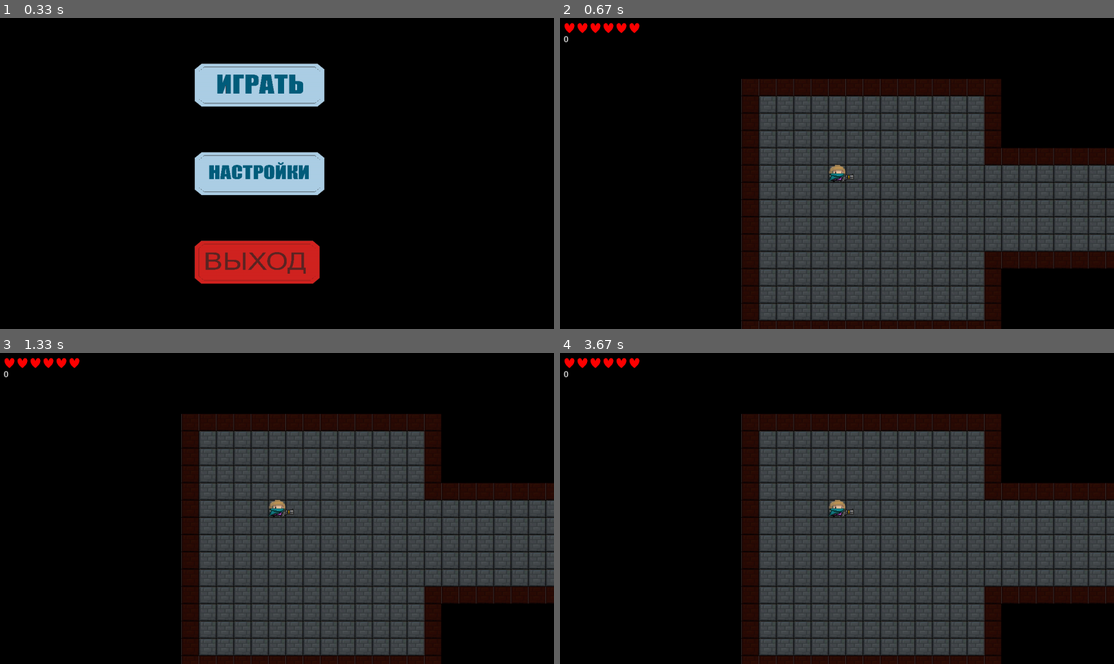
Above: before the commit, frames 1-4 (two rows, left to right).
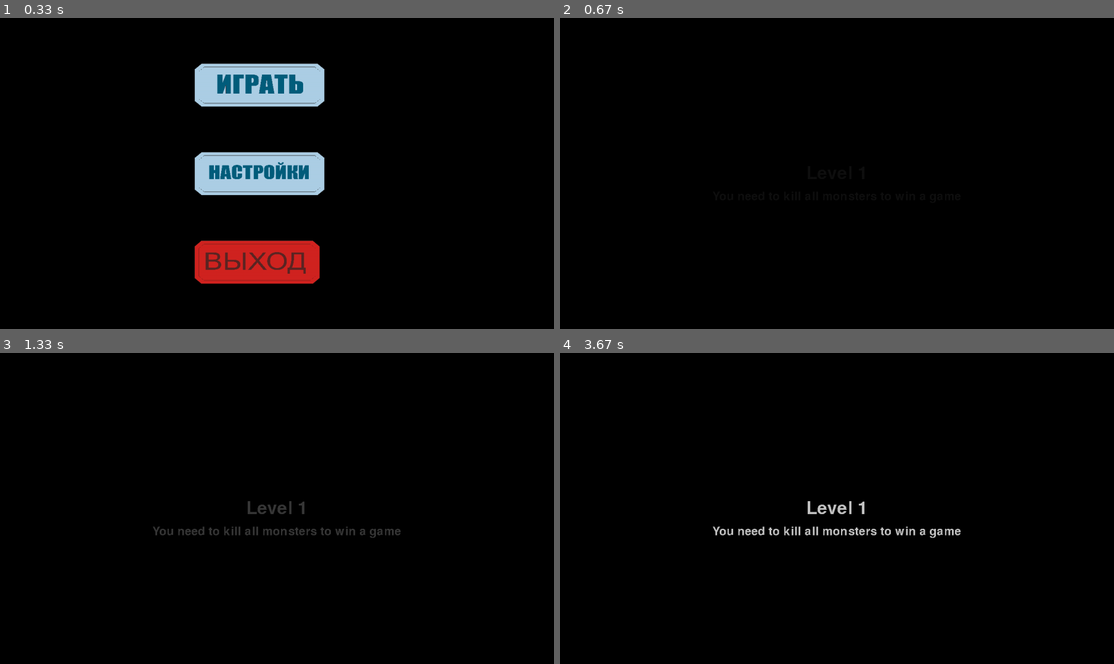
Above: after the commit, the same moments.

Repository: AmirHai/PyGameProject
Game: pygame game, started from classes/main.py
Two runs of this game, one before a commit and one after it. Both use one fixed random seed, a clock stepped at 60 frames per second and the inputs below.
Inputs (mouse positions are in pixels of both pictures, inside the frame that each line leads up to):
- Up to frame 1 (0.33 s): no input
- Up to frame 2 (0.67 s): click (820, 83) at 0.38 s
- Up to frame 3 (1.33 s): no input
- Up to frame 4 (3.67 s): no input

Frame 1 is identical in both runs. In frame 2, 44% of the frame differs, in the area x 0-100%, y 1-100%; in frame 3, 44%; in frame 4, 44%.

Commit message:
добавил картинку на количество монет а также создал стартовое окно, которое появляется при заходе в саму игру

Diff:
--- a/classes/GameProcess.py
+++ b/classes/GameProcess.py
@@ -21,6 +21,7 @@
 
 
 def gameInit(level):
+    startGameEvent(level)
     gmap = GameMap(level)
     allkeys = [False] * 4
     buttons = [pygame.K_w, pygame.K_s, pygame.K_a, pygame.K_d]
@@ -210,11 +211,13 @@
             SCREEN.blit(heart, [10 + i * 30, 10])
 
         # отрисовка количества монет
-        font = pygame.font.Font(None, 30)
+        font = pygame.font.Font(None, 35)
         text = font.render(f'{str(coins_collected)}', True, (200, 200, 200))
-        SCREEN.blit(text, (10, 40))
-
-
+        SCREEN.blit(text, (20, 40))
+
+        moneyImage = load_image('coin.png')
+        moneyImage = pygame.transform.scale(moneyImage, (25, 25))
+        SCREEN.blit(moneyImage, (35, 40))
 
         pygame.display.flip()
         CLOCK.tick(FPS)
--- a/classes/endgame_Event.py
+++ b/classes/endgame_Event.py
@@ -1,6 +1,7 @@
 import pygame
 from time import sleep
 from AllConstants import *
+from serviceFunctions import *
 
 
 # извините за копипаст, просто программа не правильно работала при выдаче текста из другого класса
@@ -8,6 +9,9 @@
     running = True
     textColor = (0, 0, 0)
     while running:
+        for event in pygame.event.get():
+            if event.type == pygame.QUIT:
+                terminate()
         SCREEN.fill((0, 0, 0))
         textColor = (textColor[0] + 1, textColor[1] + 1, textColor[2] + 1)
         font = pygame.font.Font(None, 60)
@@ -25,6 +29,9 @@
     running = True
     RedColor = 0
     while running:
+        for event in pygame.event.get():
+            if event.type == pygame.QUIT:
+                terminate()
         SCREEN.fill((0, 0, 0))
         font = pygame.font.Font(None, 60)
         if RedColor <= 100:
@@ -44,3 +51,31 @@
         RedColor += 1
         pygame.display.flip()
         CLOCK.tick(FPS)
+
+
+def startGameEvent(level):
+    running = True
+    WhiteColor = 0
+    while running:
+        for event in pygame.event.get():
+            if event.type == pygame.QUIT:
+                terminate()
+        SCREEN.fill((0, 0, 0))
+        font = pygame.font.Font(None, 60)
+
+        text = font.render(f'Level {str(level)}', False, (WhiteColor, WhiteColor, WhiteColor))
+        text_x = WIDTH // 2 - text.get_width() // 2
+        text_y = HEIGHT // 2 - text.get_height() // 2
+        SCREEN.blit(text, [text_x, text_y])
+
+        explanatoryTextFont = pygame.font.Font(None, 40)
+        explanatoryText = explanatoryTextFont.render('You need to kill all monsters to win a game',
+                                                     False, (WhiteColor, WhiteColor, WhiteColor))
+        text_x = WIDTH // 2 - explanatoryText.get_width() // 2
+        SCREEN.blit(explanatoryText, (text_x, text_y + 60))
+
+        if WhiteColor == 255:
+            running = False
+        WhiteColor += 1
+        pygame.display.flip()
+        CLOCK.tick(FPS)
